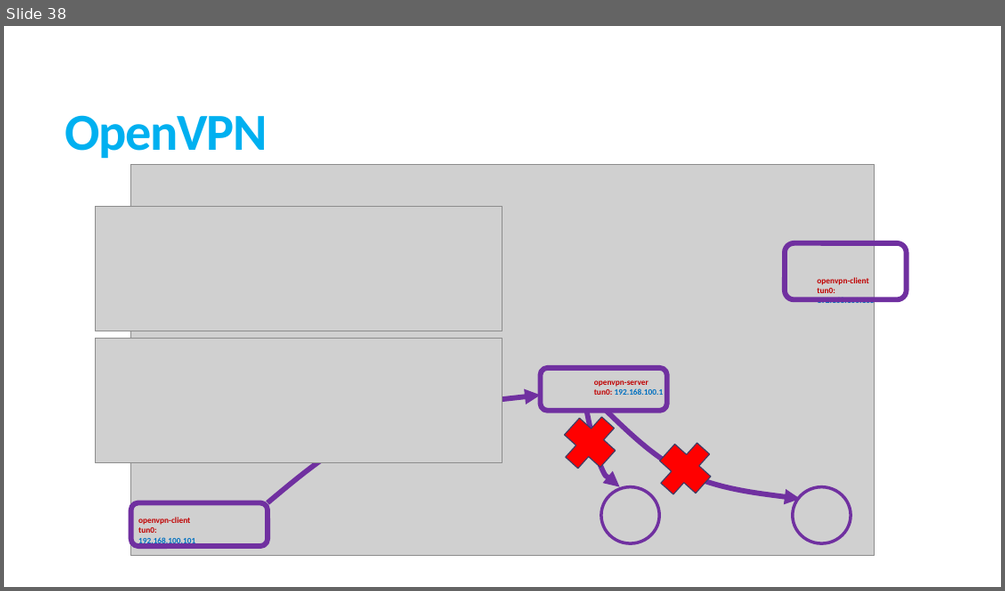
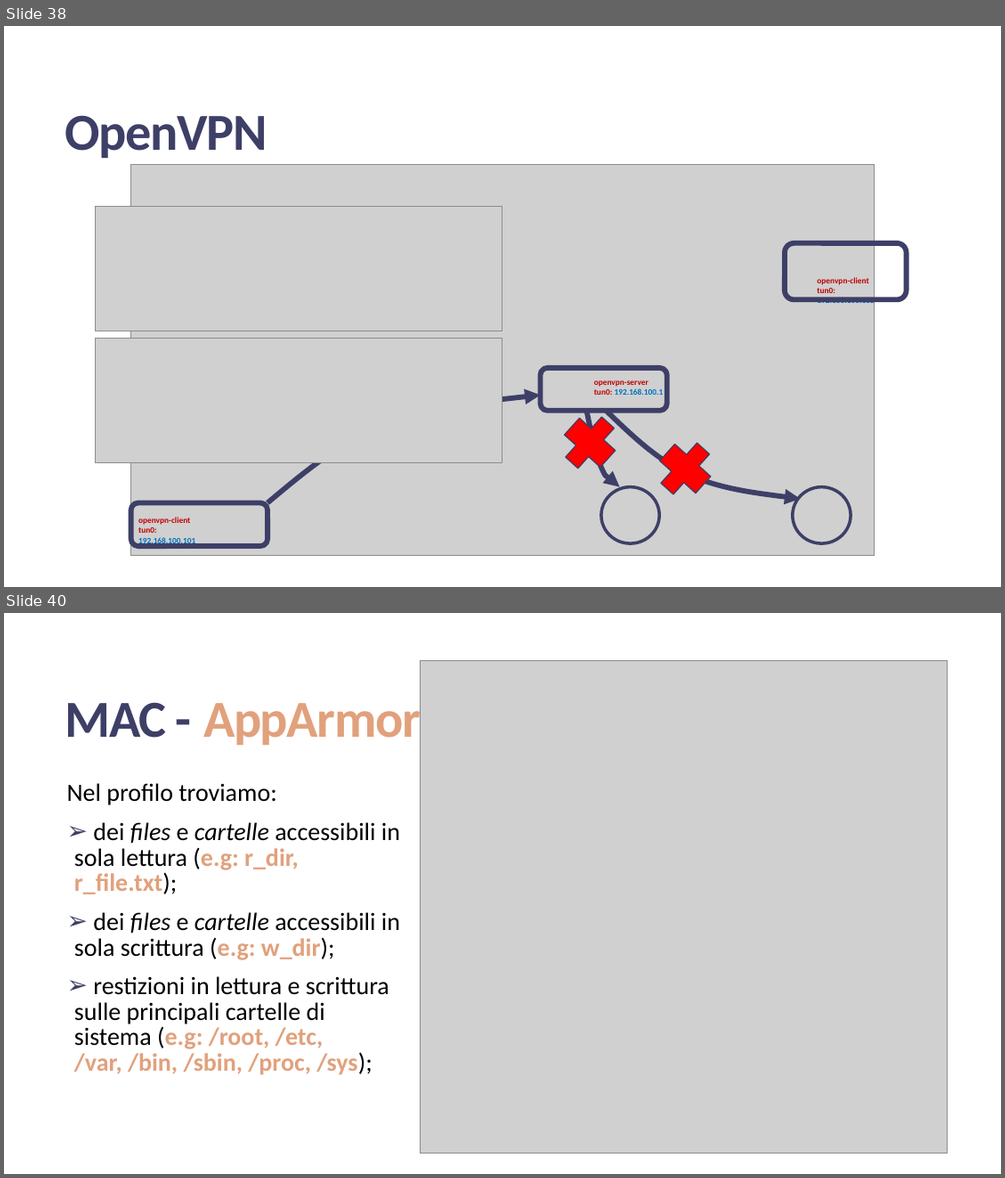
Before and after one commit to creccovalerio/NSD-Project, a slide deck: Presentazione_NSD.pptx. Shown one above the other, each under a label of ours: slide 38 before the commit, slides 38 and 40 after it; the slides between them are not shown. The pictures are 1005x591 and 1005x1178 pixels, drawn with LibreOffice and Linux fonts; fonts in the diff are those of the drawing; grey boxes stand for pictures. Boxes give left, top, right and bottom in pixels: in the first picture for what was removed or moved away, otherwise in the second. Text is boxed around its words. In the diff, an @@ line names an element or a change of style, - is before the commit and + after.

```diff
--- a/Presentazione_NSD.pptx
+++ b/Presentazione_NSD.pptx
@@ slide 40 added at (x1=4, y1=613, x2=1001, y2=1174), background #FFFFFF @@
@@ picture added at (x1=420, y1=660, x2=947, y2=1153) @@
@@ title added at (x1=65, y1=694, x2=421, y2=749), 50 pt, text #E1A17C, bold @@
+MAC - AppArmor
@@ text added at (x1=67, y1=783, x2=400, y2=1075), 24 pt, text #000000 @@
+Nel profilo troviamo:
+➢ dei files e cartelle accessibili in sola lettura (e.g: r_dir, r_file.txt);
+➢ dei files e cartelle accessibili in sola scrittura (e.g: w_dir);
+➢ restizioni in lettura e scrittura sulle principali cartelle di sistema (e.g: /root, /etc, /var, /bin, /sbin, /proc, /sys);
@@ slide 38 changed as well @@
@@ title "OpenVPN" at (x1=65, y1=115, x2=267, y2=158): text colour #00B0F0 to #3E3F68 @@
@@ outline #7030A0 5 pt to #3E3F68 5 pt in 6 elements at (x1=131, y1=503, x2=268, y2=547), (x1=540, y1=368, x2=666, y2=410), (x1=785, y1=243, x2=906, y2=300), (x1=267, y1=394, x2=540, y2=502), (x1=587, y1=410, x2=619, y2=487), (x1=606, y1=410, x2=801, y2=499) @@
@@ ellipse at (x1=601, y1=487, x2=660, y2=543): outline #7030A0 3 pt to #3E3F68 3 pt @@
@@ ellipse at (x1=793, y1=487, x2=851, y2=543): outline #7030A0 3 pt to #3E3F68 3 pt @@
```
Also in this commit, not shown: 37 other slides changed, 6 other slides added, 1 other file.
